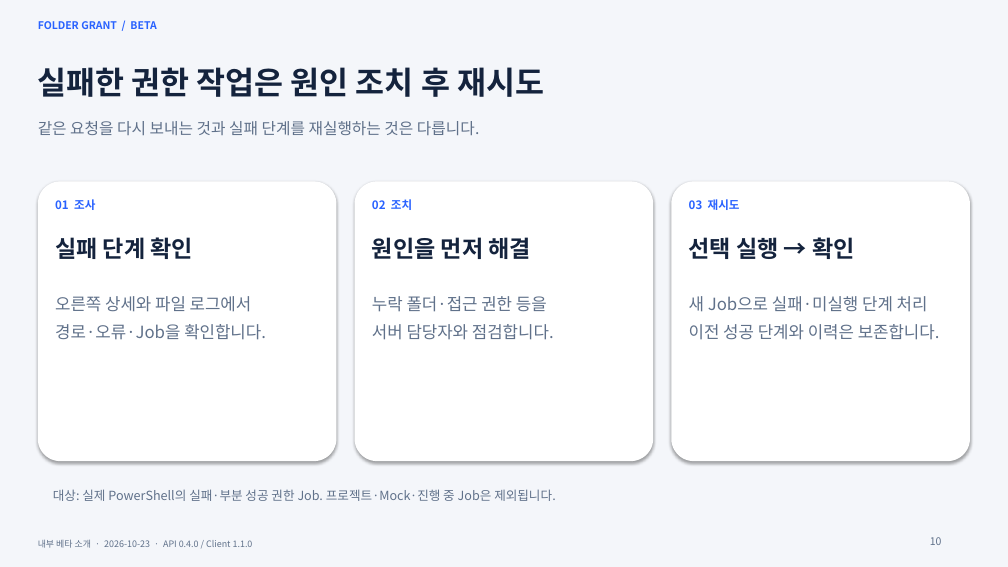
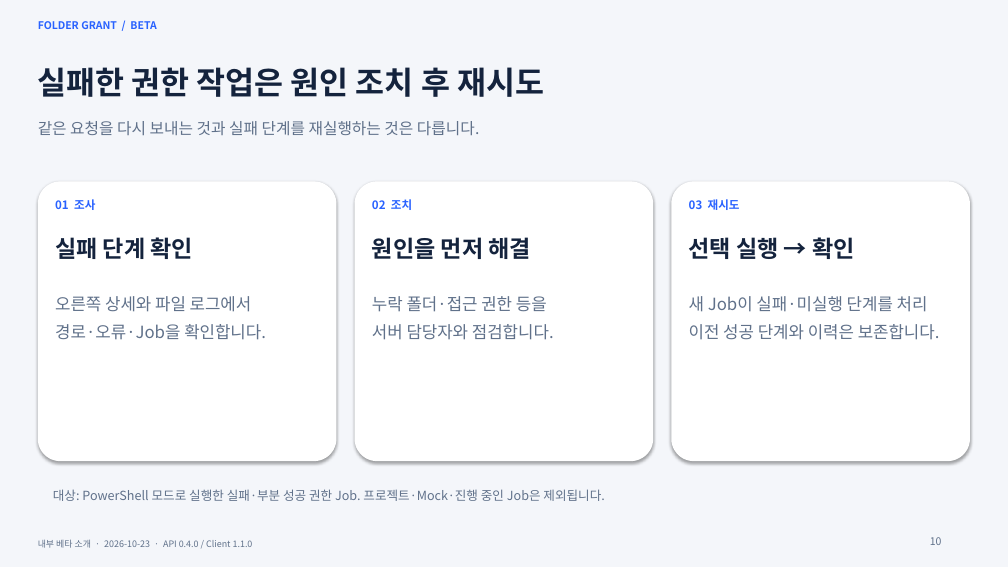
Before and after one commit to Corggi-Kim/Folder-Grant-Tool, a slide deck: slide 10 of docs/Folder_Grant_프로그램_소개서_Beta.pptx. Drawn at 1008x567 pixels with LibreOffice and Linux fonts; fonts in the diff are those of the drawing. Boxes give left, top, right and bottom in pixels: in the first picture for what was removed or moved away, otherwise in the second. Text is boxed around its words. In the diff, an @@ line names an element or a change of style, - is before the commit and + after.

```diff
--- a/docs/Folder_Grant_프로그램_소개서_Beta.pptx
+++ b/docs/Folder_Grant_프로그램_소개서_Beta.pptx
@@ text at box(689, 296, 928, 312): text changed @@
-새 Job으로 실패·미실행 단계 처리
+새 Job이 실패·미실행 단계를 처리
@@ text at box(53, 489, 604, 501): text changed @@
-대상: 실제 PowerShell의 실패·부분 성공 권한 Job. 프로젝트·Mock·진행 중 Job은 제외됩니다.
+대상: PowerShell 모드로 실행한 실패·부분 성공 권한 Job. 프로젝트·Mock·진행 중인 Job은 제외됩니다.
```
Also in this commit, not shown: 13 other slides changed, 2 other files.
